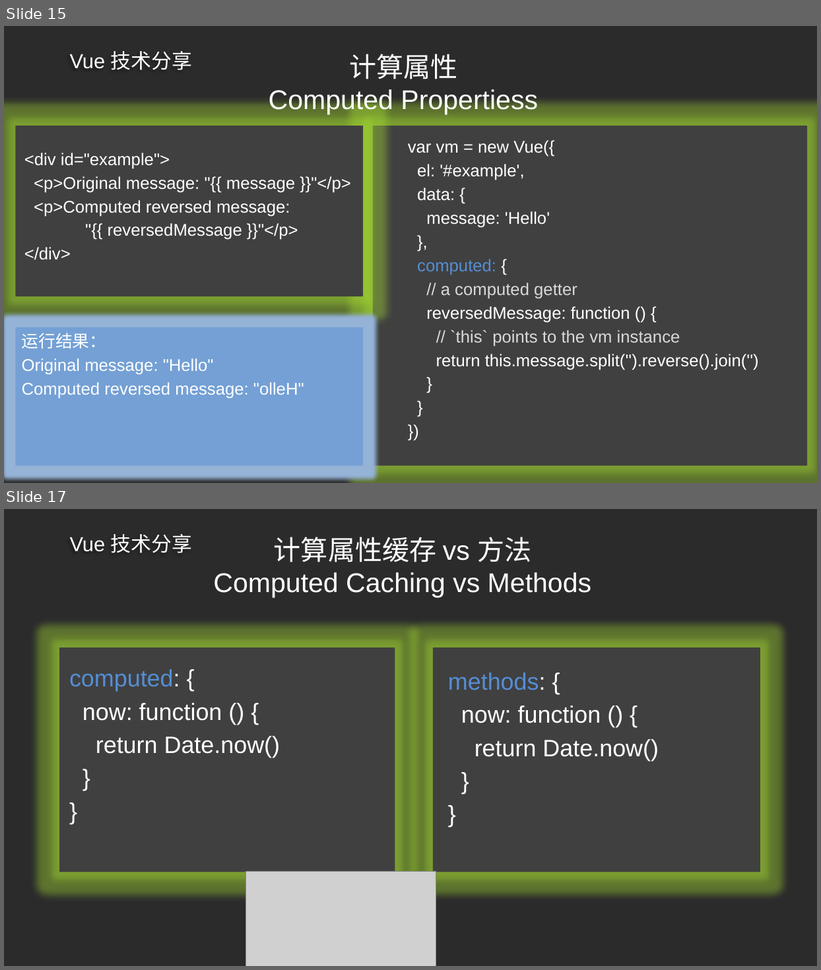
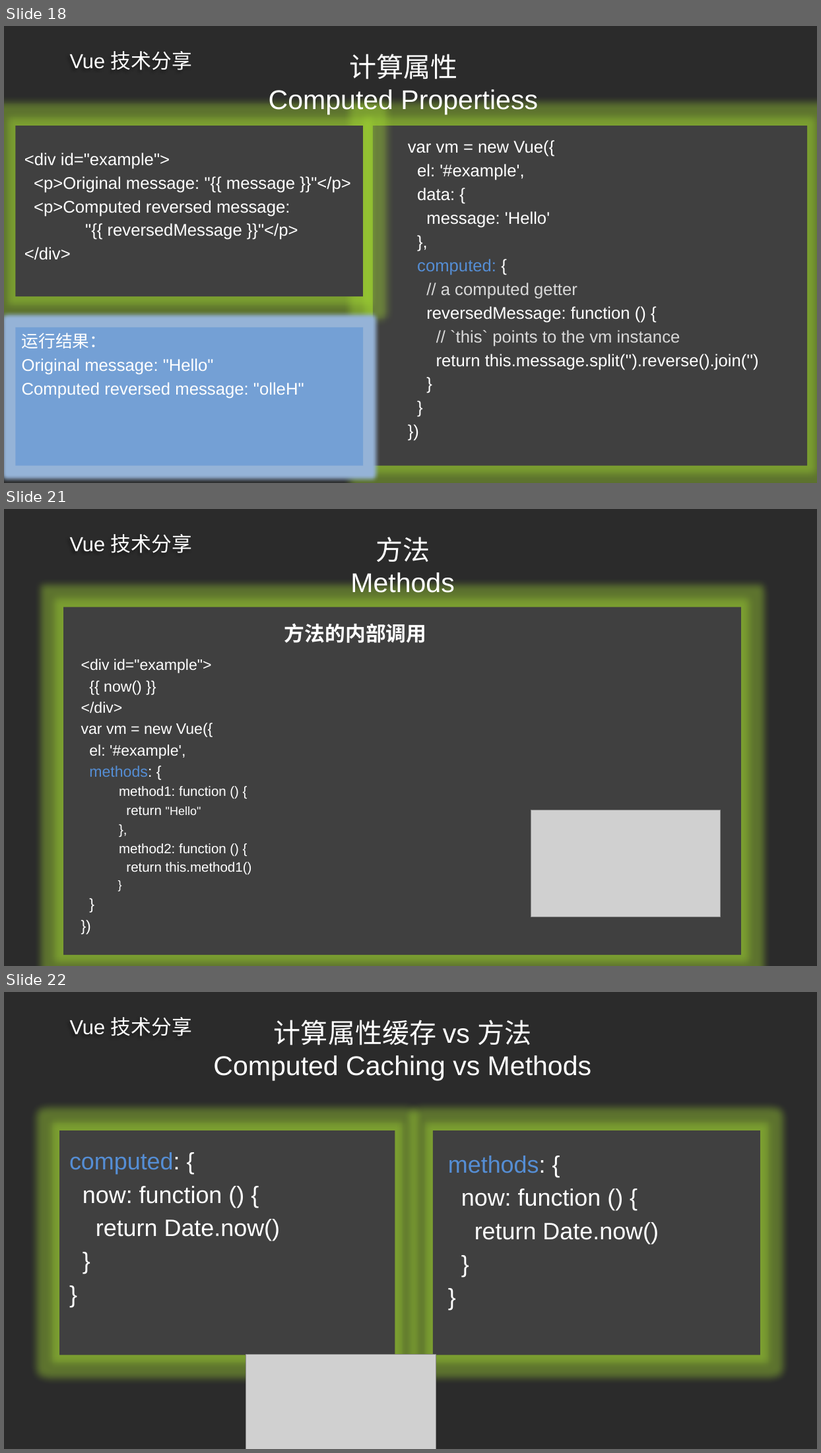
Before and after one commit to ldjdd/traing-library, a slide deck: vue/演示文稿.pptx. Shown one above the other, each under a label of ours: slides 15 and 17 before the commit, slides 18, 21 and 22 after it; the slides between them are not shown. The pictures are 821x970 and 821x1453 pixels, drawn with LibreOffice and Linux fonts; fonts in the diff are those of the drawing; grey boxes stand for pictures; background and template pictures are left out; a plain dark background stands for a picture behind light text. Boxes give left, top, right and bottom in pixels: in the first picture for what was removed or moved away, otherwise in the second. Text is boxed around its words. In the diff, an @@ line names an element or a change of style, - is before the commit and + after.

```diff
--- a/vue/演示文稿.pptx
+++ b/vue/演示文稿.pptx
@@ slide 21 added at (4, 509, 817, 966), background picture (left out); not listed: 1 template element that a slide beside it also shows @@
@@ title added at (350, 537, 454, 593), 32 pt, text #FFFFFF @@
+方法
+Methods
@@ rectangle added at (63, 607, 741, 956), fill #404040 @@
@@ text added at (284, 623, 427, 643), 24 pt, text #FFFFFF, bold @@
+方法的内部调用
@@ text added at (81, 659, 252, 875), 18 pt, text #FFFFFF @@
+<div id="example">
+{{ now() }}
+</div>
+var vm = new Vue({
+el: '#example',
+methods: {
+  method1: function () {
+  return "Hello"
+  },
+  method2: function () {
+  return this.method1()
+  }
+}
+})
@@ picture added at (531, 811, 721, 917) @@
@@ what was slide 15 is now slide 18 @@
@@ what was slide 17 is now slide 22 @@
```
Also in this commit, not shown: 2 slides changed, 4 other slides added, 2 other files.
